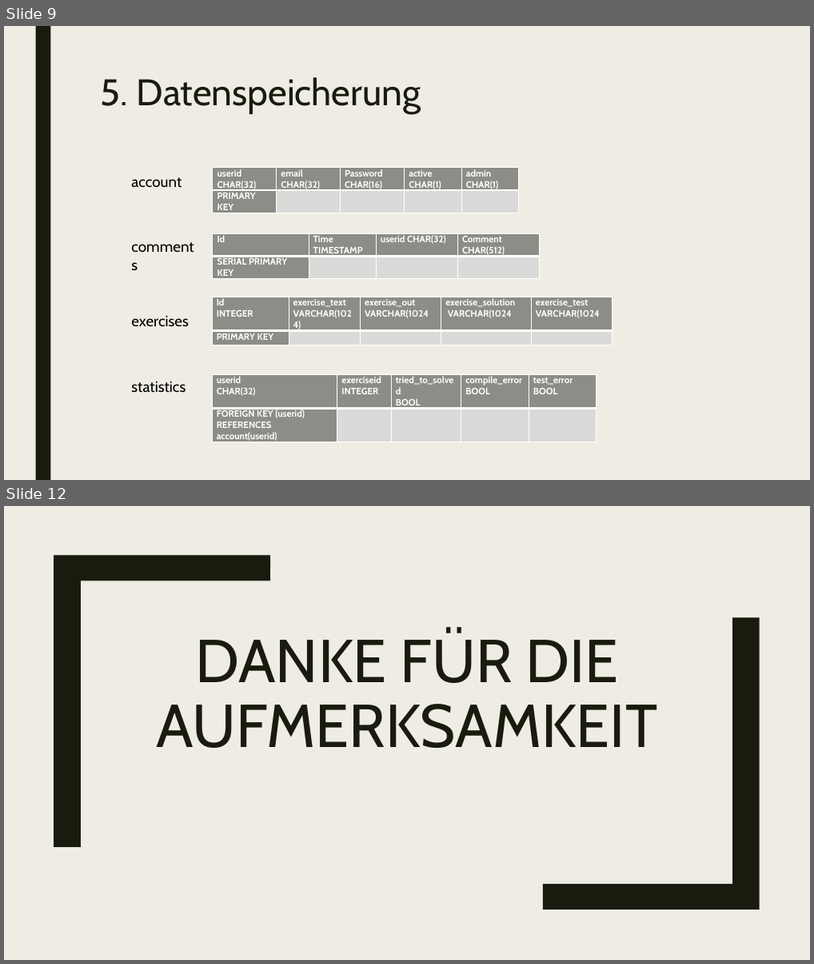
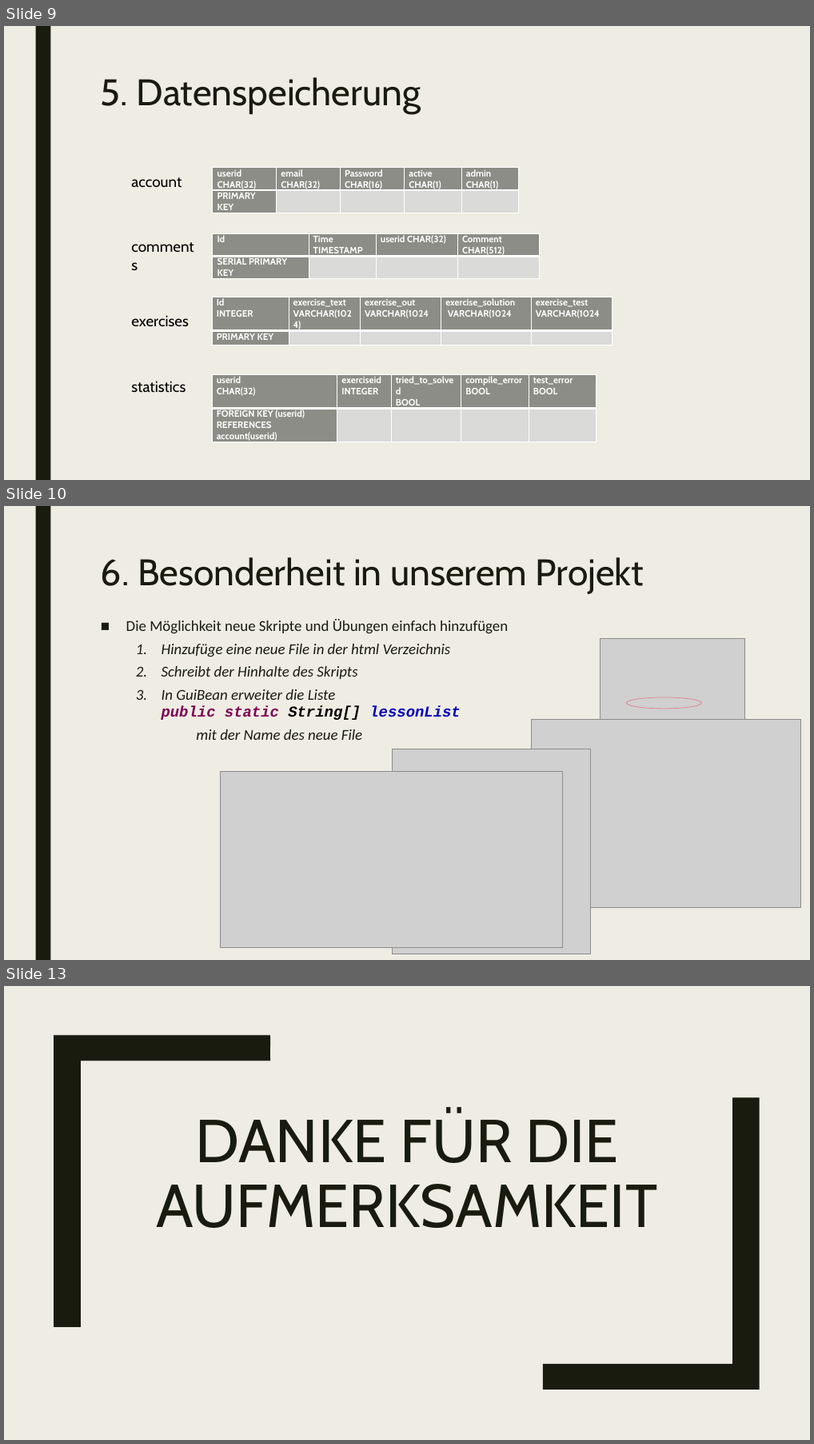
Before and after one commit to ZhannaBelloni/JavaStar, a slide deck: Praktikum_Anwendungssystem.pptx. Shown one above the other, each under a label of ours: slides 9 and 12 before the commit, slides 9, 10 and 13 after it; the slides between them are not shown. The pictures are 814x964 and 814x1444 pixels, drawn with LibreOffice and Linux fonts; fonts in the diff are those of the drawing; grey boxes stand for pictures. Boxes give left, top, right and bottom in pixels: in the first picture for what was removed or moved away, otherwise in the second. Text is boxed around its words. In the diff, an @@ line names an element or a change of style, - is before the commit and + after.

```diff
--- a/Praktikum_Anwendungssystem.pptx
+++ b/Praktikum_Anwendungssystem.pptx
@@ slide 10 added at <box>4,506,810,960</box>, background #EFEDE3; not listed: 1 template element that a slide beside it also shows @@
@@ title added at <box>101,557,644,594</box>, 44 pt, text #191B0E @@
+6. Besonderheit in unserem Projekt
@@ text added at <box>126,619,508,740</box>, 18 pt, text #191B0E, italic @@
+■ Die Möglichkeit neue Skripte und Übungen einfach hinzufügen
+  1. Hinzufüge eine neue File in der html Verzeichnis
+  2. Schreibt der Hinhalte des Skripts
+  3. In GuiBean erweiter die Liste
+     public static String[] lessonList
+  mit der Name des neue File
@@ picture added at <box>600,639,745,827</box> @@
@@ ellipse added at <box>627,697,702,708</box>, outline #E28394 0.75 pt @@
@@ picture added at <box>531,719,802,907</box> @@
@@ picture added at <box>392,748,591,953</box> @@
@@ picture added at <box>221,771,563,947</box> @@
@@ what was slide 12 is now slide 13 @@
```
Also in this commit, not shown: 3 slides changed, 1 other file.
